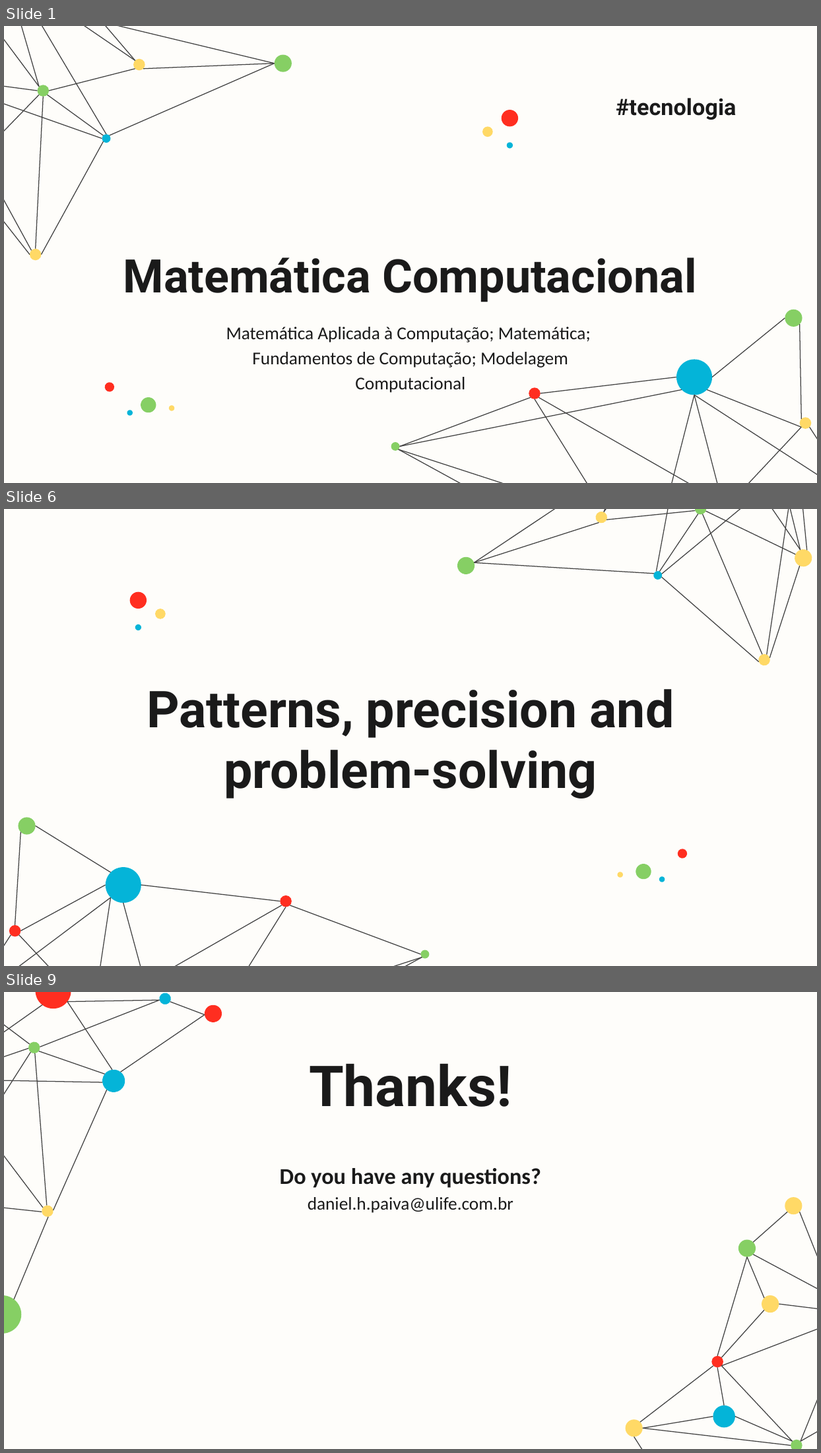
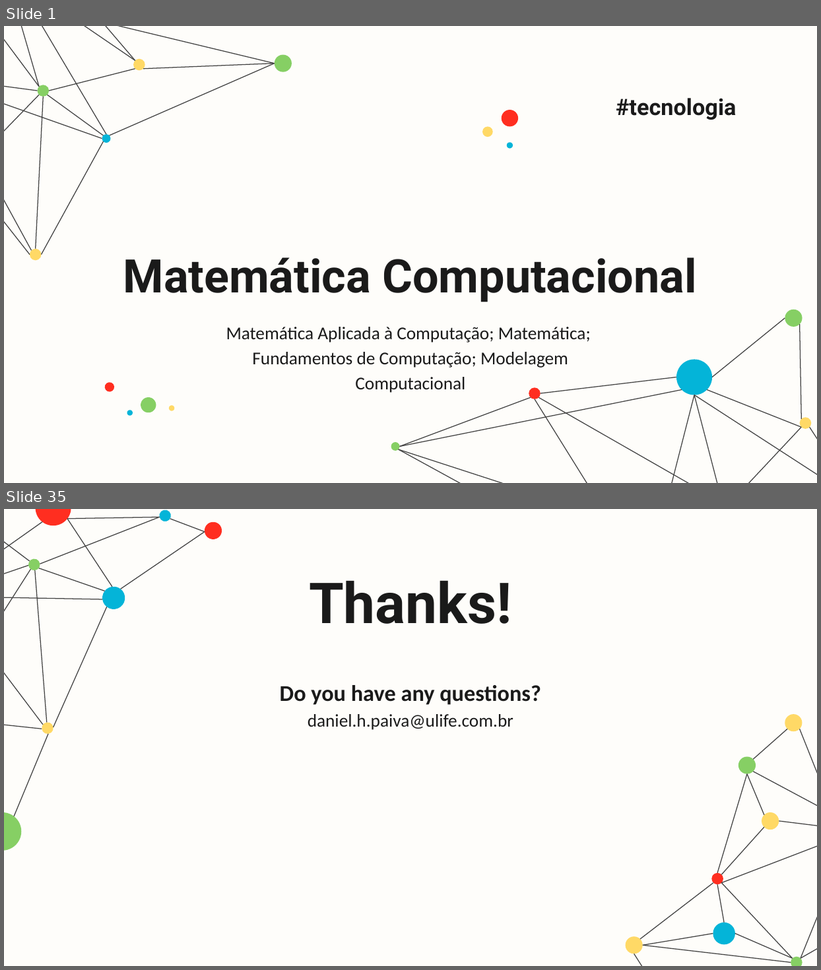
Before and after one commit to danhpaiva/una-teach-mca-202602, a slide deck: slide/teorica/05/05.mc.pptx. Shown one above the other, each under a label of ours: slides 1, 6 and 9 before the commit, slides 1 and 35 after it; the slides between them are not shown. The pictures are 821x1453 and 821x970 pixels, drawn with LibreOffice and Linux fonts; fonts in the diff are those of the drawing. Boxes give left, top, right and bottom in pixels: in the first picture for what was removed or moved away, otherwise in the second. Text is boxed around its words. In the diff, an @@ line names an element or a change of style, - is before the commit and + after.

```diff
--- a/slide/teorica/05/05.mc.pptx
+++ b/slide/teorica/05/05.mc.pptx
@@ slide 6 removed at <box>4,509,817,966</box>, background #FEFDFA @@
@@ group removed at <box>4,509,814,966</box>: 31 lines, 11 ellipses @@
@@ ellipse removed at <box>130,592,147,609</box> @@
@@ ellipse removed at <box>135,625,141,631</box> @@
@@ ellipse removed at <box>155,609,166,620</box> @@
@@ title removed at <box>147,689,675,799</box> @@
-Patterns, precision and problem-solving
@@ group removed at <box>616,847,690,883</box>: 4 ellipses @@
@@ what was slide 9 is now slide 35 @@
```
Also in this commit, not shown: 2 slides changed, 31 slides added, 4 other slides removed, 1 other file.
